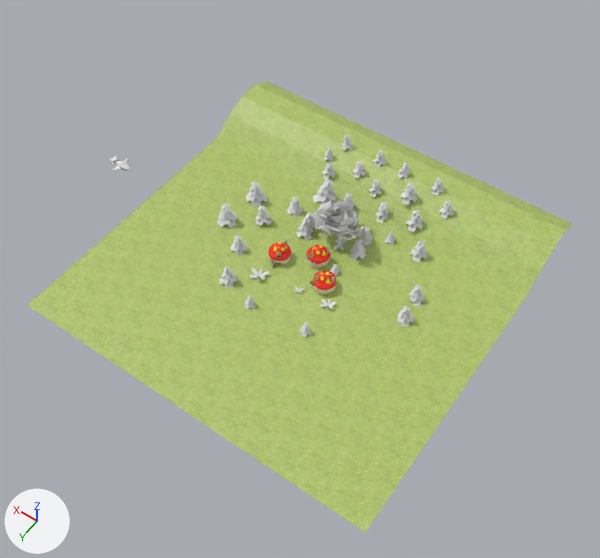
The Blender file media/trunk/cutscenes/intro1/introcutscene2.blend as it was, and as the next commit left it.
Both versions are drawn from a 50 mm lens placed at (-198.0, 189.0, 231.0), pointed at (-96.0, 46.0, 7.0). The lights are fixed; the arrows at lower left show +X, +Y and +Z. The picture after the commit comes second.
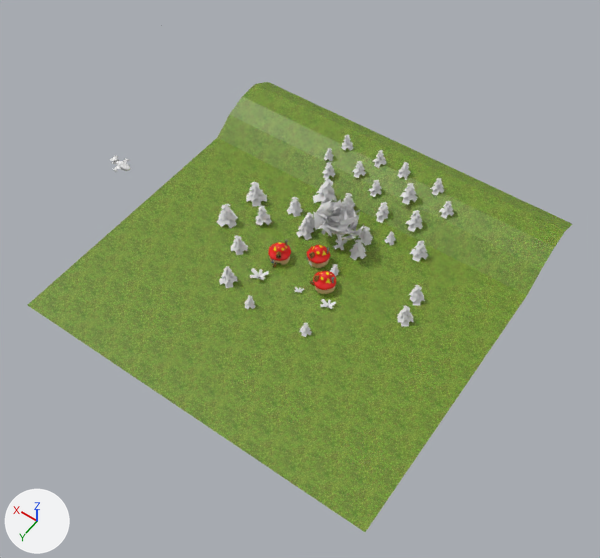
Location of each change, (x1, y1, x2, y2) in pixels of the pictures (600 x 558 px):
'Plane.001', surface changed (darker)
    both: (28, 82, 572, 532)

The edits, one by one:
Picture 'grass2.jpg' (img_grass2_jpg) is now built by load_image('grass2.jpg', 'grass2.jpg', 512, 512, 'sRGB') instead of load_image('grass2.jpg', 'grass2.jpg', 512, 512, 'Non-Color').
